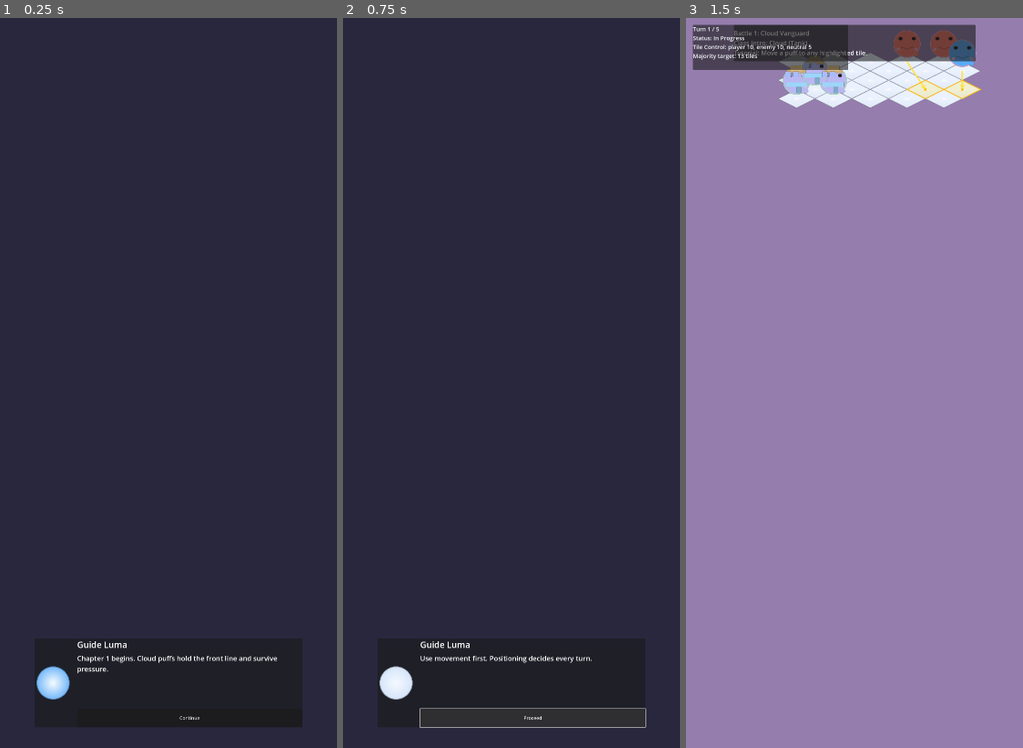
Above: before the commit, frames 1-3 (left to right).
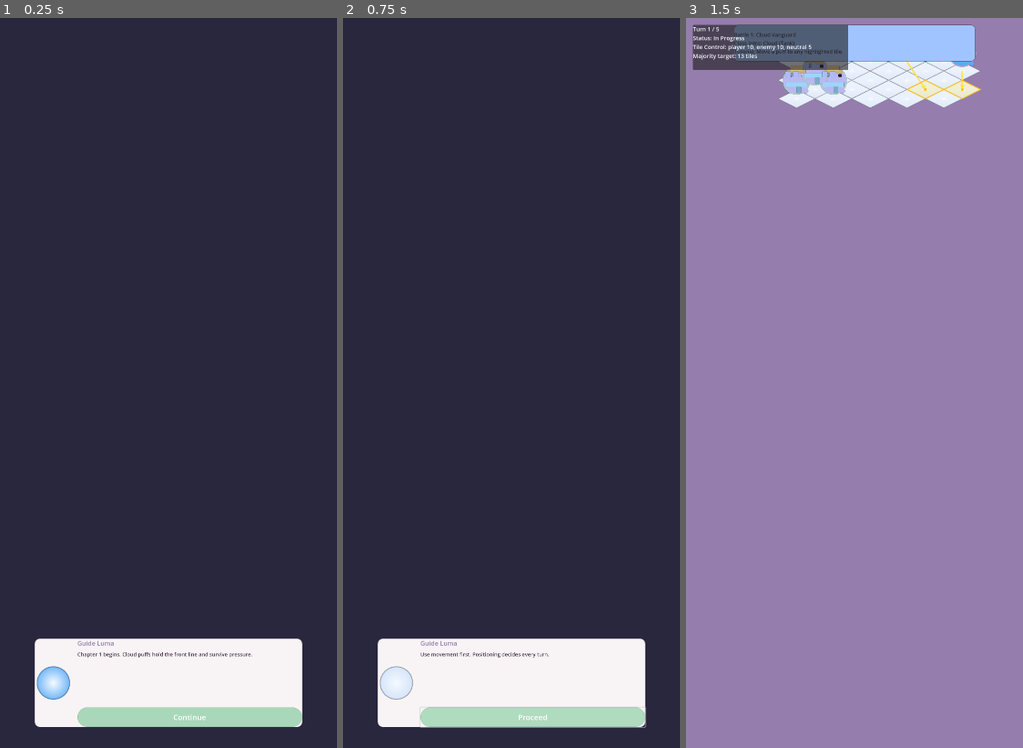
Above: after the commit, the same moments.

Repository: fivestar1103/puff-tactics
Game: Godot game, scene res://src/scenes/story/StoryChapter1.tscn
Same seed, same stepped clock (60 frames per second), same inputs: the game is played once before the commit and once after it. This scene is started directly instead of the project's main scene.
Inputs:
- Up to frame 1 (0.25 s): no input
- Up to frame 2 (0.75 s): click "Continue" at 0.5 s
- Up to frame 3 (1.5 s): click "Proceed" at 1.25 s

The runs differ from the first frame. In frame 1, 9.2% of the frame differs, in the area x 10-90%, y 85-98%; in frame 2, 9.3%; in frame 3, 3.4%.

Commit message:
feat(US-028): Story dialogue and chapter complete styling

Diff:
--- a/ralph/prd.json
+++ b/ralph/prd.json
@@ -533,8 +533,8 @@
         "All .gd scripts have no syntax errors"
       ],
       "priority": 28,
-      "passes": false,
-      "notes": "",
+      "passes": true,
+      "notes": "Styled StoryChapter1 dialogue and chapter-complete UI in story_chapter_1.gd: dialogue panel, speaker/line labels, next button, tutorial panel, and chapter complete panel now use VisualTheme helpers with palette/cream/sky/peach colors; buttons use PALETTE_MINT and PALETTE_LAVENDER themed pill styling. Added dedicated story UI theme application in _apply_story_ui_theme().",
       "dependsOn": ["US-021"]
     }
   ]
--- a/src/scripts/story/story_chapter_1.gd
+++ b/src/scripts/story/story_chapter_1.gd
@@ -310,6 +310,7 @@
 
 @onready var battle_host: Node2D = $BattleHost
 @onready var dialogue_overlay: ColorRect = $UiLayer/DialogueOverlay
+@onready var dialogue_panel: PanelContainer = $UiLayer/DialogueOverlay/DialoguePanel
 @onready var dialogue_portrait: TextureRect = $UiLayer/DialogueOverlay/DialoguePanel/DialogueRow/Portrait
 @onready var dialogue_speaker_label: Label = $UiLayer/DialogueOverlay/DialoguePanel/DialogueRow/DialogueColumn/SpeakerLabel
 @onready var dialogue_line_label: Label = $UiLayer/DialogueOverlay/DialoguePanel/DialogueRow/DialogueColumn/LineLabel
@@ -317,6 +318,7 @@
 @onready var tutorial_panel: PanelContainer = $UiLayer/TutorialPanel
 @onready var tutorial_label: Label = $UiLayer/TutorialPanel/TutorialLabel
 @onready var chapter_complete_overlay: ColorRect = $UiLayer/ChapterCompleteOverlay
+@onready var chapter_complete_panel: PanelContainer = $UiLayer/ChapterCompleteOverlay/ChapterPanel
 @onready var chapter_complete_title: Label = $UiLayer/ChapterCompleteOverlay/ChapterPanel/ChapterLayout/TitleLabel
 @onready var chapter_complete_summary: Label = $UiLayer/ChapterCompleteOverlay/ChapterPanel/ChapterLayout/SummaryLabel
 @onready var chapter_complete_button: Button = $UiLayer/ChapterCompleteOverlay/ChapterPanel/ChapterLayout/CompleteButton
@@ -334,6 +336,7 @@
 
 
 func _ready() -> void:
+	_apply_story_ui_theme()
 	_connect_if_needed(dialogue_next_button, &"pressed", Callable(self, "_on_dialogue_next_pressed"))
 	_connect_if_needed(chapter_complete_button, &"pressed", Callable(self, "_on_chapter_complete_button_pressed"))
 	_build_portraits()
@@ -341,6 +344,53 @@
 	dialogue_overlay.visible = false
 	tutorial_panel.visible = false
 	_start_current_battle_arc()
+
+
+func _apply_story_ui_theme() -> void:
+	if dialogue_panel != null:
+		dialogue_panel.add_theme_stylebox_override("panel", VisualTheme.create_panel_stylebox(Constants.COLOR_BG_CREAM, 18, Constants.COLOR_TEXT_DARK))
+
+	if dialogue_speaker_label != null:
+		VisualTheme.apply_label_theme(dialogue_speaker_label, Constants.FONT_SIZE_SUBTITLE, Constants.PALETTE_LAVENDER)
+
+	if dialogue_line_label != null:
+		VisualTheme.apply_label_theme(dialogue_line_label, Constants.FONT_SIZE_BODY, Constants.COLOR_TEXT_DARK)
+
+	if dialogue_next_button != null:
+		VisualTheme.apply_button_theme(dialogue_next_button, Constants.PALETTE_MINT, Color.WHITE, Vector2(220.0, 68.0), Constants.FONT_SIZE_BUTTON)
+		var next_button_radius: int = 999
+		var next_button_hover := VisualTheme.create_panel_stylebox(Constants.PALETTE_MINT.lightened(0.08), next_button_radius, Constants.PALETTE_MINT.darkened(0.18))
+		var next_button_normal := VisualTheme.create_panel_stylebox(Constants.PALETTE_MINT, next_button_radius, Constants.PALETTE_MINT.darkened(0.18))
+		var next_button_pressed := VisualTheme.create_panel_stylebox(Constants.PALETTE_MINT.darkened(0.12), next_button_radius, Constants.PALETTE_MINT.darkened(0.28))
+		var next_button_disabled := VisualTheme.create_panel_stylebox(Constants.PALETTE_MINT.darkened(0.28), next_button_radius, Constants.PALETTE_MINT.darkened(0.45))
+		dialogue_next_button.add_theme_stylebox_override("normal", next_button_normal)
+		dialogue_next_button.add_theme_stylebox_override("hover", next_button_hover)
+		dialogue_next_button.add_theme_stylebox_override("pressed", next_button_pressed)
+		dialogue_next_button.add_theme_stylebox_override("disabled", next_button_disabled)
+
+	if tutorial_panel != null:
+		tutorial_panel.add_theme_stylebox_override("panel", VisualTheme.create_panel_stylebox(Constants.PALETTE_SKY, 16, Constants.COLOR_TEXT_DARK))
+	if tutorial_label != null:
+		VisualTheme.apply_label_theme(tutorial_label, Constants.FONT_SIZE_BODY, Constants.COLOR_TEXT_DARK)
+
+	if chapter_complete_panel != null:
+		chapter_complete_panel.add_theme_stylebox_override("panel", VisualTheme.create_panel_stylebox(Constants.PALETTE_PEACH, 20, Constants.COLOR_TEXT_DARK))
+	if chapter_complete_title != null:
+		VisualTheme.apply_label_theme(chapter_complete_title, Constants.FONT_SIZE_TITLE, Constants.COLOR_TEXT_DARK)
+	if chapter_complete_summary != null:
+		VisualTheme.apply_label_theme(chapter_complete_summary, Constants.FONT_SIZE_BODY, Constants.COLOR_TEXT_DARK)
+
+	if chapter_complete_button != null:
+		VisualTheme.apply_button_theme(chapter_complete_button, Constants.PALETTE_LAVENDER, Color.WHITE, Vector2(240.0, 72.0), Constants.FONT_SIZE_BUTTON)
+		var complete_button_radius: int = 999
+		var complete_button_hover := VisualTheme.create_panel_stylebox(Constants.PALETTE_LAVENDER.lightened(0.08), complete_button_radius, Constants.PALETTE_LAVENDER.darkened(0.18))
+		var complete_button_normal := VisualTheme.create_panel_stylebox(Constants.PALETTE_LAVENDER, complete_button_radius, Constants.PALETTE_LAVENDER.darkened(0.18))
+		var complete_button_pressed := VisualTheme.create_panel_stylebox(Constants.PALETTE_LAVENDER.darkened(0.12), complete_button_radius, Constants.PALETTE_LAVENDER.darkened(0.28))
+		var complete_button_disabled := VisualTheme.create_panel_stylebox(Constants.PALETTE_LAVENDER.darkened(0.28), complete_button_radius, Constants.PALETTE_LAVENDER.darkened(0.45))
+		chapter_complete_button.add_theme_stylebox_override("normal", complete_button_normal)
+		chapter_complete_button.add_theme_stylebox_override("hover", complete_button_hover)
+		chapter_complete_button.add_theme_stylebox_override("pressed", complete_button_pressed)
+		chapter_complete_button.add_theme_stylebox_override("disabled", complete_button_disabled)
 
 
 func _start_current_battle_arc() -> void:
Not shown, changed: progress.txt
